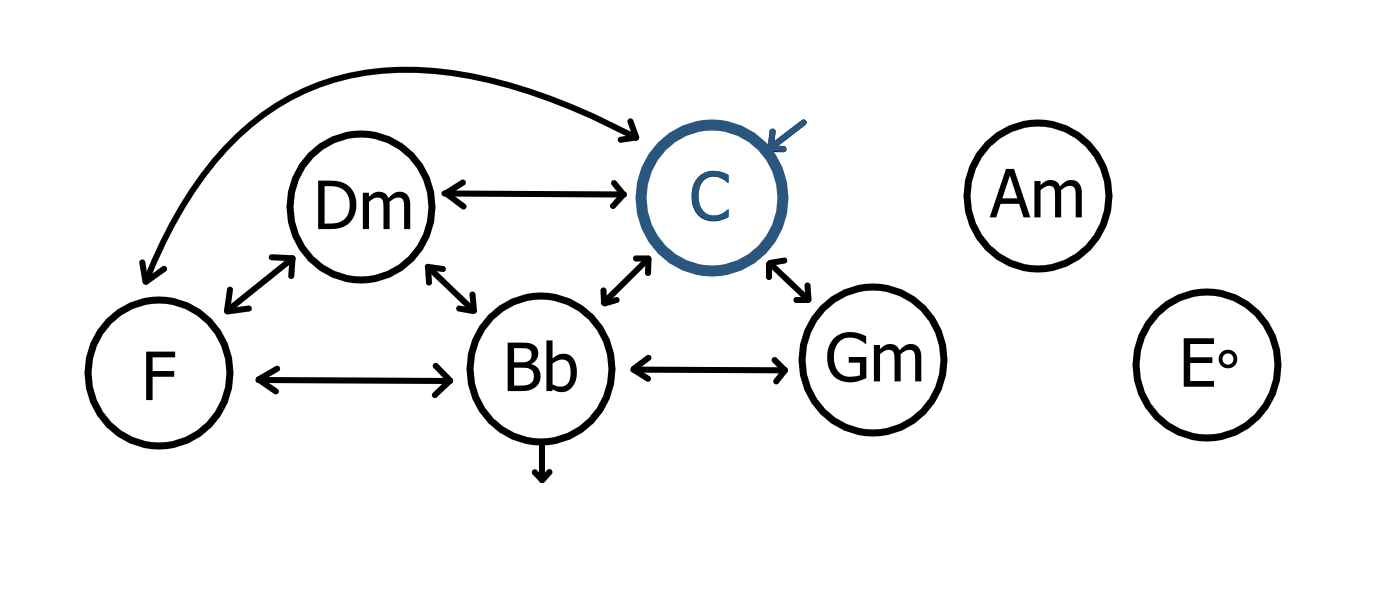
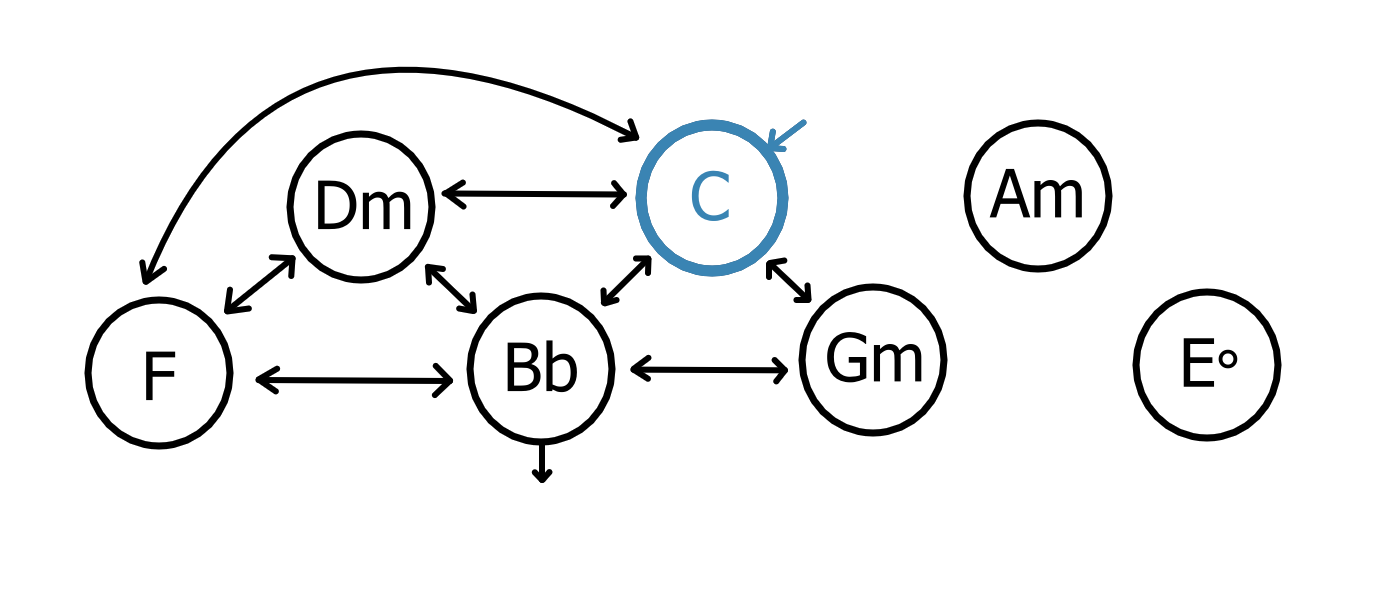
Before/after of a 1400 x 600 layered artwork. What changed in the layer stack:
painted on "Ring" (3rd of 7, in "5" › "Unselected") over [704, 248, 771, 277]
painted on "Paint Layer 2" (4th of 7, in "4" › "Selected") over [635, 119, 807, 277]
hid group "Unselected" (4th of 7, in "4") (2 layers) over [635, 119, 807, 277]
painted on "Ring" (4th of 7, in "4" › "Unselected") over [635, 119, 807, 277]
painted on "Paint Layer 3" over [635, 119, 807, 277]
